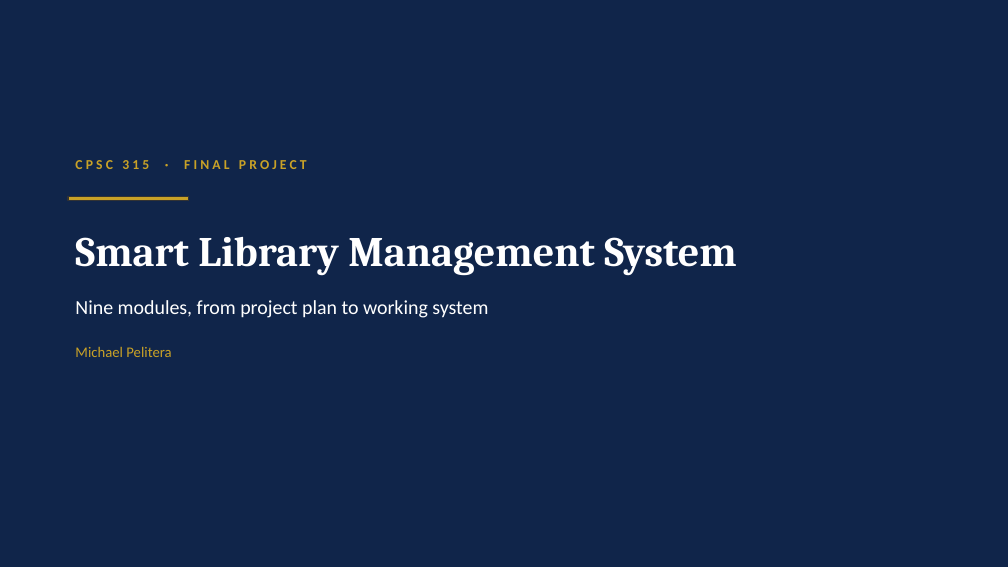
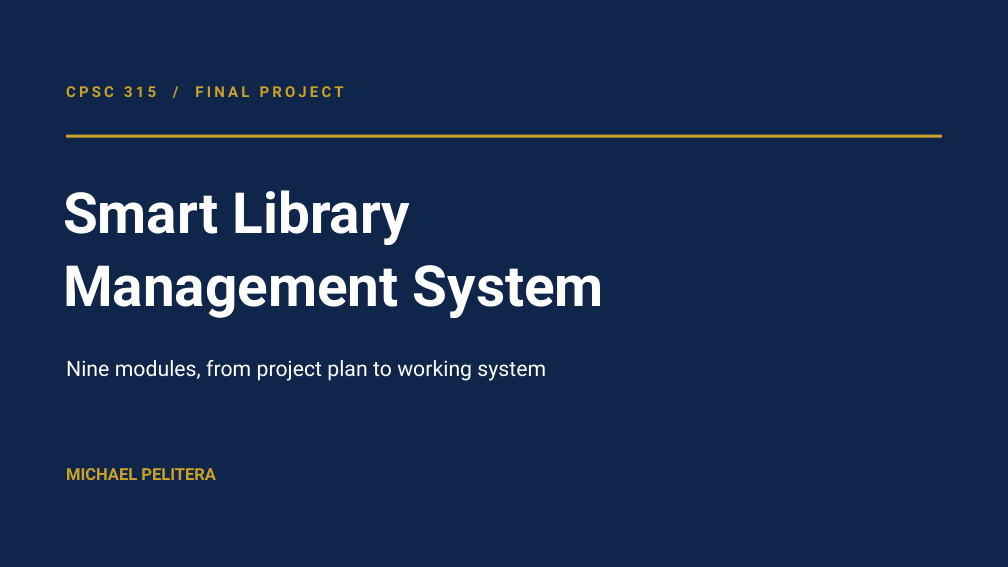
Before and after one commit to peliterm/smart-library-management-system, a slide deck: slide 1 of MP_CPSC315_Presentation.pptx. Drawn at 1008x567 pixels with LibreOffice and Linux fonts; fonts in the diff are those of the drawing. Boxes give left, top, right and bottom in pixels: in the first picture for what was removed or moved away, otherwise in the second. Text is boxed around its words. In the diff, an @@ line names an element or a change of style, - is before the commit and + after.

```diff
--- a/MP_CPSC315_Presentation.pptx
+++ b/MP_CPSC315_Presentation.pptx
@@ text at [66,86,344,97]: text changed; size 13 to 14.2 pt; font Calibri to Roboto @@
-CPSC 315 · FINAL PROJECT
+CPSC 315 / FINAL PROJECT
@@ rectangle added at [67,135,942,138], fill #C9A227 @@
@@ text at [63,190,604,318]: text changed; size 40 to 54 pt; font Cambria to Roboto @@
-Smart Library Management System
+Smart Library
+Management System
@@ rectangle removed at [68,197,189,200] @@
@@ text "Nine modules, from project plan ...": place and size @@
-text "Nine modules, from project plan ..." at [75,300,488,318]
+text "Nine modules, from project plan ..." at [66,360,546,381]
@@ text "Nine modules, from project plan ..." at [66,360,546,381]: size 19 to 20.2 pt, font Calibri to Roboto; line spacing 1 to 1.07; vertical alignment middle to top @@
@@ vertical alignment middle to top in 3 elements at [63,190,604,318], [66,86,344,97], [66,468,216,480] @@
@@ text at [66,468,216,480]: text changed; size 14 to 15.8 pt; font Calibri to Roboto; bold on @@
-Michael Pelitera
+MICHAEL PELITERA
```
Also in this commit, not shown: 4 other slides changed, 3 slides added, 3 slides removed, 43 other files.
